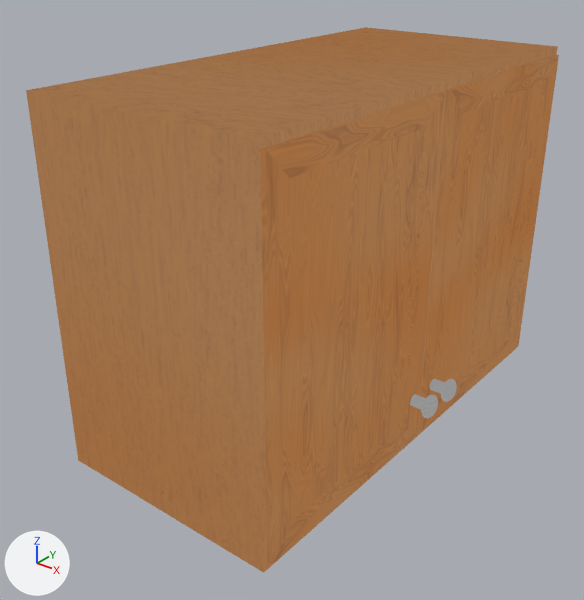
Renders of the glTF model assets/TopCabinet_duo-double.glb from each side of a commit.
The view is the same before and after, from a 50 mm camera at (3.76, -5.14, 4.09) aimed at (-0.06, -0.37, 1.13). Lighting does not change. The marker at lower left points along +X, +Y and +Z.

The older version as bpy lines, for what is in view:
```python
mat_material_010 = bpy.data.materials.new('Material.010')
mat_material_010.use_nodes = True; mat_material_010.node_tree.nodes.clear()
_N = mat_material_010.node_tree.nodes; _L = mat_material_010.node_tree.links
n0 = _N.new('ShaderNodeEmission'); n0.name = 'Emission'
n1 = _N.new('ShaderNodeLightPath'); n1.name = 'Light Path'
n2 = _N.new('ShaderNodeBsdfTransparent'); n2.name = 'Transparent BSDF'
n3 = _N.new('ShaderNodeMixShader'); n3.name = 'Mix Shader'
n4 = _N.new('ShaderNodeOutputMaterial'); n4.name = 'Material Output'
n5 = _N.new('ShaderNodeTexImage'); n5.name = 'Image Texture'
n5.image = img_topcabinet_duo_duo_color
_L.new(n1.outputs[0], n3.inputs[0])  # 'Is Camera Ray' to 'Factor'
_L.new(n2.outputs[0], n3.inputs[1])  # 'BSDF' to 'Shader'
_L.new(n0.outputs[0], n3.inputs[2])  # 'Emission' to 'Shader'
_L.new(n3.outputs[0], n4.inputs[0])  # 'Shader' to 'Surface'
_L.new(n5.outputs[0], n0.inputs[0])  # 'Color' to 'Color'
me_cylinder_010 = bpy.data.meshes.new('Cylinder.010')
me_cylinder_010.from_pydata(...)  # 1132 vertices, 2112 faces; spans x -1.0..1.24, y -2.0..2.0, z 0.0..3.0
me_cylinder_010.materials.append(mat_material_010)
ob_mesh = bpy.data.objects.new('mesh', me_cylinder_010)
ob_mesh.location = (0.0, 0.0, 0.0)
```
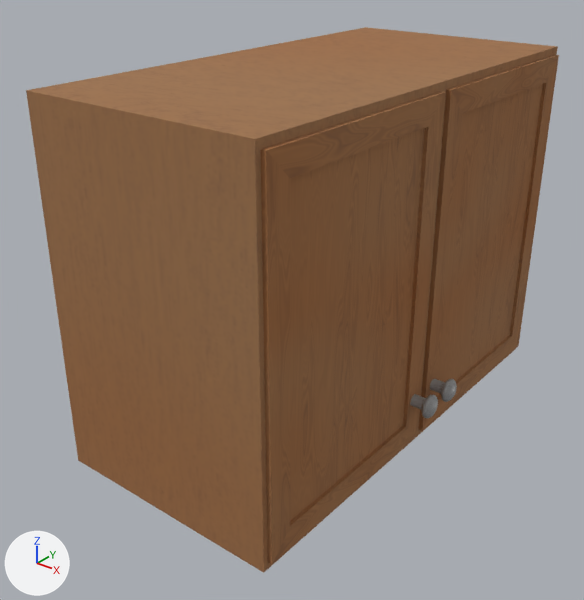
Boxes (x1, y1, x2, y2) around the edits, measured in the pictures (584 x 600 px):
'mesh', surface changed: (26, 27, 559, 573) in both

The change, as a diff of the scene's bpy script:
```diff
--- a/assets/TopCabinet_duo-double.glb.py
+++ b/assets/TopCabinet_duo-double.glb.py
@@ img_topcabinet_duo_double_roughness @@
+img_topcabinet_duo_double_roughness = load_image('TopCabinet_duo-double_roughness', '_unpacked/TopCabinet_duo-double_roughness', 512, 512, 'Non-Color')
@@ mat_material_010 @@
 mat_material_010 = bpy.data.materials.new('Material.010')
-# nodes: BsdfTransparent, Emission, LightPath, MixShader, OutputMaterial, TexImage
+# nodes: BsdfPrincipled, Math, OutputMaterial, SeparateColor, TexImage x2
+# uses the picture img_topcabinet_duo_double_roughness
 # uses the picture img_topcabinet_duo_duo_color
```
